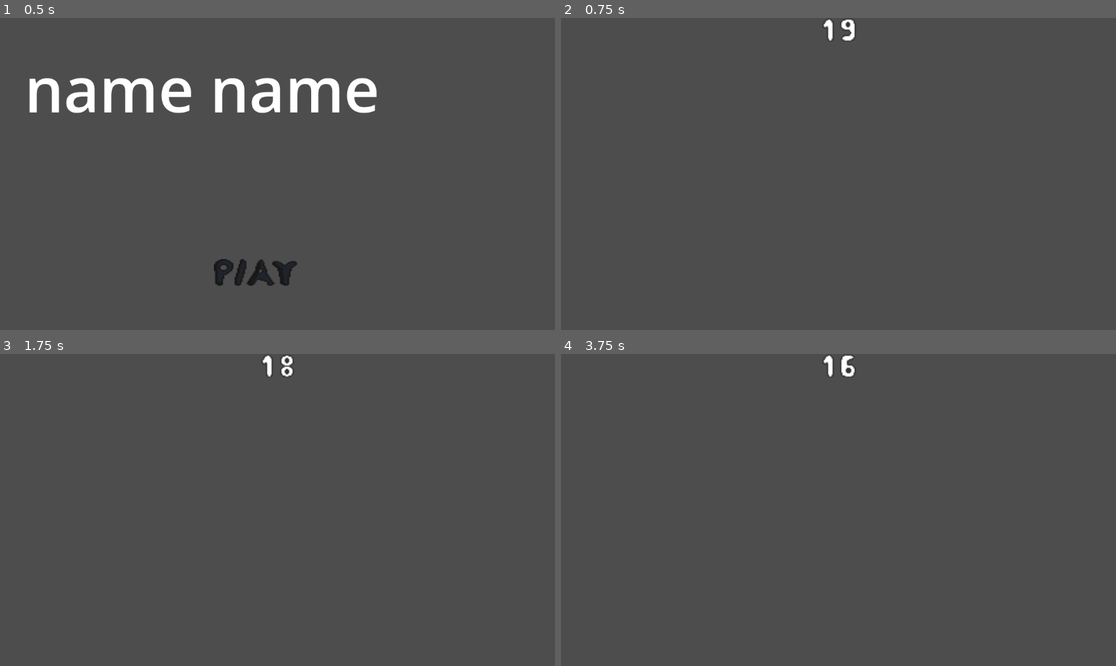
Above: before the commit, frames 1-4 (two rows, left to right).
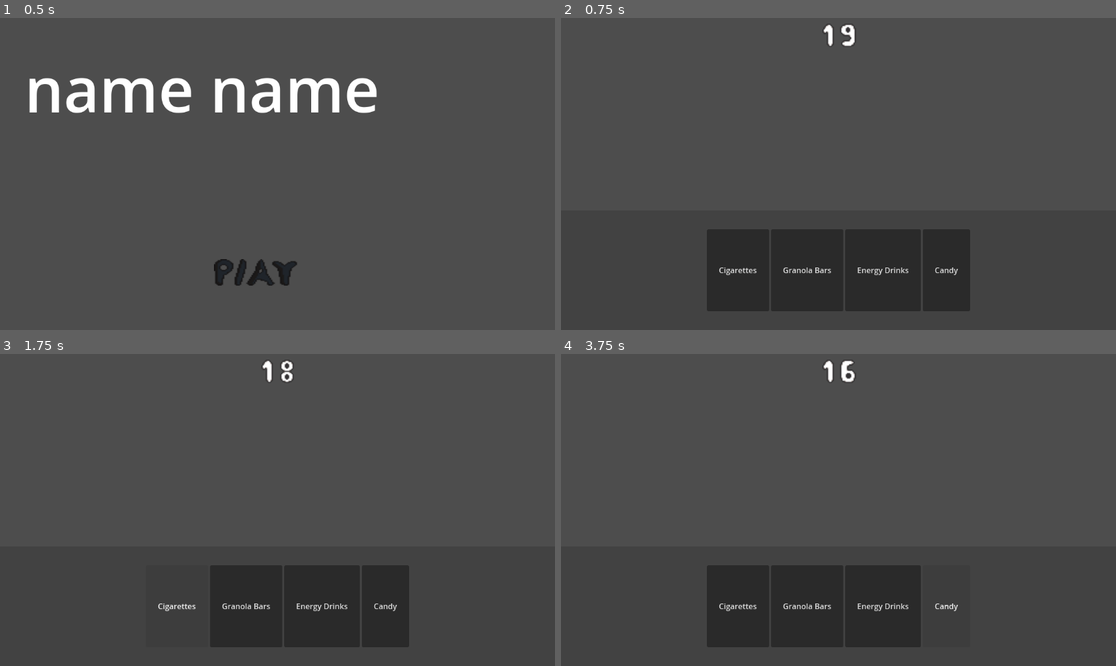
Above: after the commit, the same moments.

Repository: astaari/20secondgj
Game: Godot game, scene res://scenes/title.tscn
Two runs of this game, one before a commit and one after it. Both use one fixed random seed, a clock stepped at 60 frames per second and the inputs below.
Inputs (mouse positions are in pixels of both pictures, inside the frame that each line leads up to):
- Up to frame 1 (0.5 s): no input
- Up to frame 2 (0.75 s): click (816, 273) at 0.5 s
- Up to frame 3 (1.75 s): click (177, 606) at 1.25 s, where only the run after the commit has a clickable "Cigarettes"
- Up to frame 4 (3.75 s): click (805, 606) at 2 s, where only the run after the commit has a clickable "Granola Bars"; click (882, 606) at 2.75 s, where only the run after the commit has a clickable "Energy Drinks"; click (943, 606) at 3.5 s, where only the run after the commit has a clickable "Candy"

Frame 1 is identical in both runs. In frame 2, 12% of the frame differs, in the area x 26-74%, y 0-94%; in frame 3, 9.4%; in frame 4, 10%.

Commit message:
Stock & Draggables

Diff:
--- a/project.godot
+++ b/project.godot
@@ -21,3 +21,11 @@
 "res://scenes/": "purple",
 "res://scripts/": "yellow"
 }
+
+[input]
+
+click={
+"deadzone": 0.2,
+"events": [Object(InputEventMouseButton,"resource_local_to_scene":false,"resource_name":"","device":-1,"window_id":0,"alt_pressed":false,"shift_pressed":false,"ctrl_pressed":false,"meta_pressed":false,"button_mask":1,"position":Vector2(89, 21),"global_position":Vector2(98, 69),"factor":1.0,"button_index":1,"canceled":false,"pressed":true,"double_click":false,"script":null)
+]
+}
--- /dev/null
+++ b/scenes/draggable.tscn
@@ -0,0 +1,11 @@
+[gd_scene load_steps=3 format=3 uid="uid://bnldlo5hxadjr"]
+
+[ext_resource type="Script" uid="uid://ykr3j586eb0i" path="res://scripts/draggable.gd" id="1_15mg1"]
+[ext_resource type="Texture2D" uid="uid://coya0itsi4yr1" path="res://art/sprites/achievements/achievement2.png" id="1_g8jaa"]
+
+[node name="Draggable" type="Node2D"]
+script = ExtResource("1_15mg1")
+
+[node name="Sprite2D" type="Sprite2D" parent="."]
+scale = Vector2(3, 3)
+texture = ExtResource("1_g8jaa")
--- a/scenes/main.tscn
+++ b/scenes/main.tscn
@@ -1,9 +1,37 @@
-[gd_scene load_steps=2 format=3 uid="uid://ca6ep2c1ulwod"]
+[gd_scene load_steps=3 format=3 uid="uid://ca6ep2c1ulwod"]
 
 [ext_resource type="PackedScene" uid="uid://yebgnxmfcxcn" path="res://scenes/ui/game_ui.tscn" id="1_o5qli"]
+[ext_resource type="PackedScene" uid="uid://ddwd336cqaidd" path="res://scenes/stock.tscn" id="2_0wfyh"]
 
 [node name="Main" type="Node2D"]
 
 [node name="GameUi" parent="." instance=ExtResource("1_o5qli")]
 offset_right = 1152.0
 offset_bottom = 648.0
+
+[node name="ColorRect" type="ColorRect" parent="."]
+offset_top = 400.0
+offset_right = 1152.0
+offset_bottom = 651.0
+color = Color(0.2592937, 0.2592937, 0.2592937, 1)
+
+[node name="HBoxContainer" type="HBoxContainer" parent="."]
+offset_top = 439.0
+offset_right = 1152.0
+offset_bottom = 609.0
+alignment = 1
+
+[node name="Stock" parent="HBoxContainer" instance=ExtResource("2_0wfyh")]
+layout_mode = 2
+
+[node name="Stock2" parent="HBoxContainer" instance=ExtResource("2_0wfyh")]
+layout_mode = 2
+title = "Granola Bars"
+
+[node name="Stock3" parent="HBoxContainer" instance=ExtResource("2_0wfyh")]
+layout_mode = 2
+title = "Energy Drinks"
+
+[node name="Stock4" parent="HBoxContainer" instance=ExtResource("2_0wfyh")]
+layout_mode = 2
+title = "Candy"
--- /dev/null
+++ b/scenes/stock.tscn
@@ -0,0 +1,13 @@
+[gd_scene load_steps=3 format=3 uid="uid://ddwd336cqaidd"]
+
+[ext_resource type="Script" uid="uid://8xlb1sel61pf" path="res://scripts/stock.gd" id="1_y5bj3"]
+
+[sub_resource type="StyleBoxEmpty" id="StyleBoxEmpty_y5bj3"]
+
+[node name="Stock" type="Button"]
+offset_right = 115.0
+offset_bottom = 105.0
+theme_override_styles/focus = SubResource("StyleBoxEmpty_y5bj3")
+script = ExtResource("1_y5bj3")
+
+[connection signal="button_down" from="." to="." method="_on_button_down"]
--- a/scenes/ui/game_ui.tscn
+++ b/scenes/ui/game_ui.tscn
@@ -7,6 +7,7 @@
 anchors_preset = 15
 anchor_right = 1.0
 anchor_bottom = 1.0
+offset_top = 11.0
 grow_horizontal = 2
 grow_vertical = 2
 script = ExtResource("1_gwk6t")
@@ -25,6 +26,6 @@
 size_flags_vertical = 0
 theme_override_fonts/font = ExtResource("2_xjfbv")
 theme_override_font_sizes/font_size = 48
-text = "1234567890"
+text = "0"
 horizontal_alignment = 1
 vertical_alignment = 3
--- /dev/null
+++ b/scripts/draggable.gd
@@ -0,0 +1,28 @@
+extends Node2D
+
+var die = false
+var deathSpeed = 0.25
+var dragSpeed = 0.2
+var teeny = Vector2(0.0,0.0)
+var normalSize = Vector2(3.0,3.0)
+@onready var sprite_2d: Sprite2D = $Sprite2D
+
+# Called when the node enters the scene tree for the first time.
+func _ready() -> void:
+	z_index = 1
+	sprite_2d.scale = teeny
+
+
+# Called every frame. 'delta' is the elapsed time since the previous frame.
+func _process(_delta: float) -> void:
+	#Check if dropped
+	if !Input.is_action_pressed("click"):
+		die = true
+	#if dropped, shrink until you're small enough to delete yourself
+	if die:
+		sprite_2d.scale = lerp(sprite_2d.scale,teeny,deathSpeed)
+		if sprite_2d.scale.x < 0.01:
+			queue_free()
+	else: #Follow mouse
+		sprite_2d.scale = lerp(sprite_2d.scale,normalSize,deathSpeed)
+		global_position = lerp(global_position,get_global_mouse_position(),dragSpeed)
--- /dev/null
+++ b/scripts/stock.gd
@@ -0,0 +1,13 @@
+extends Button
+
+@export var title = "Cigarettes"
+
+const DRAGGABLE = preload("uid://bnldlo5hxadjr")
+
+func _ready():
+	text = "     " + title + "     "
+
+func _on_button_down() -> void:
+	var inst = DRAGGABLE.instantiate()
+	add_child(inst)
+	inst.global_position = get_global_mouse_position()
--- a/scripts/ui/game_ui.gd
+++ b/scripts/ui/game_ui.gd
@@ -16,8 +16,8 @@
 
 ### TODO Could be improved. Likely needs to be redone or states moved around.
 func _ready() -> void:
+	timer_ui.text = ""
 	timer_node = timer_ui.get_tree().create_timer(GAME_TIME).timeout.connect(_placehold_gameover)
-
 	pass
 
 
Not shown, added: scripts/draggable.gd.uid
Not shown, added: scripts/stock.gd.uid
